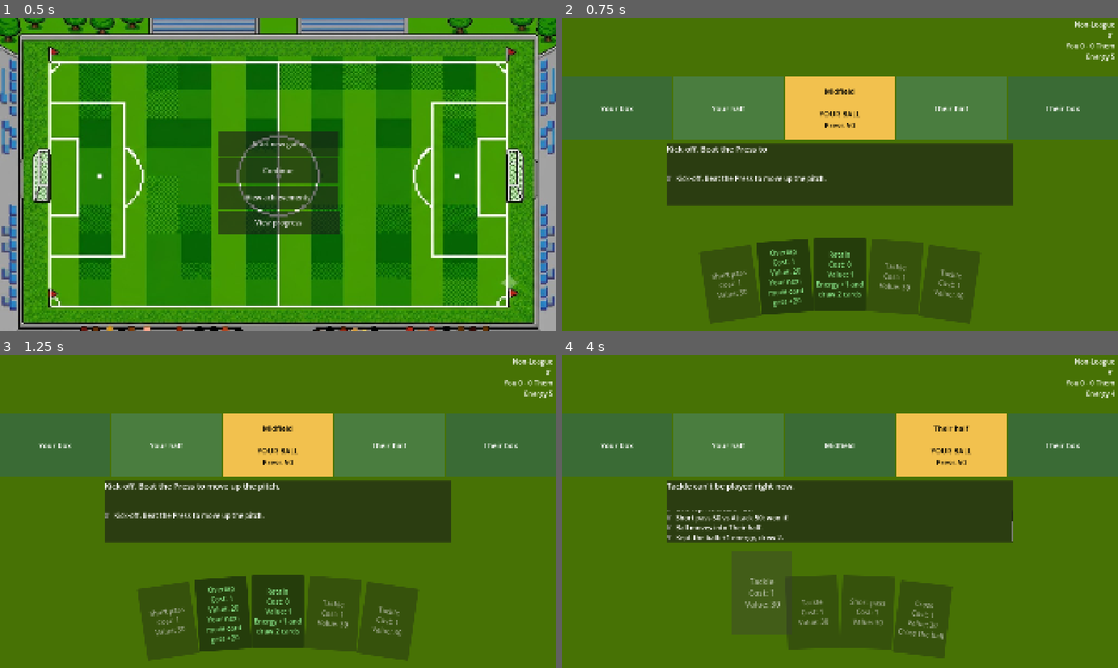
Above: before the commit, frames 1-4 (two rows, left to right).
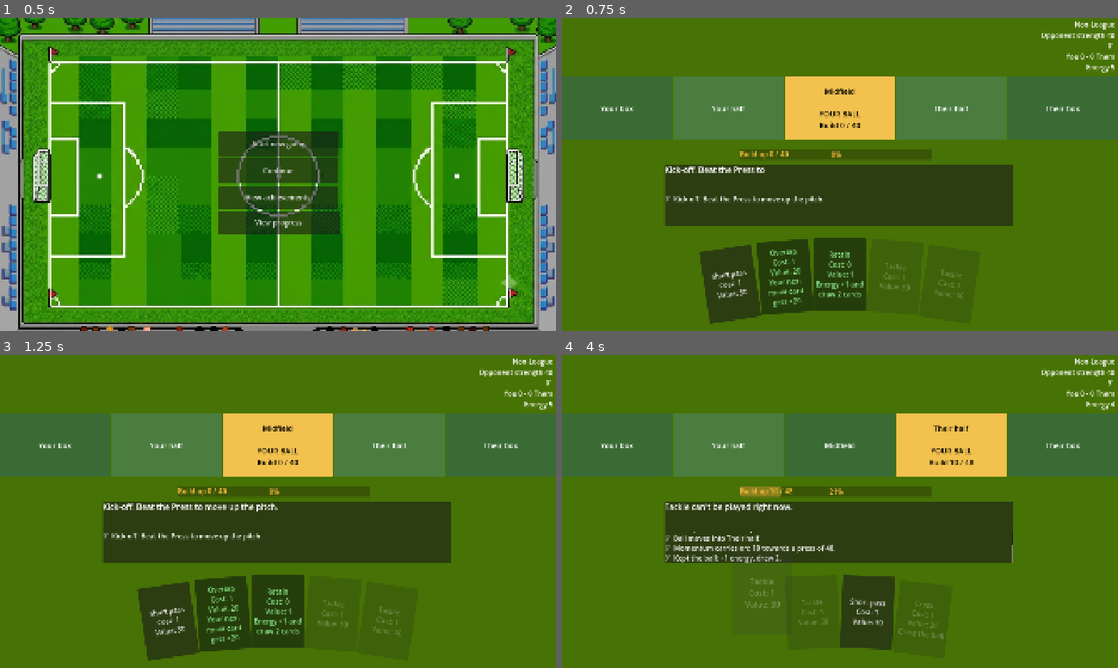
Above: after the commit, the same moments.

Repository: pauleverton/card-collection-test
Game: Godot game, scene res://Scenes/main_menu.tscn
The game is run twice, just before and just after one commit, with the same random seed, the same clock (stepped at 60 frames per second) and the same inputs.
Inputs:
- Up to frame 1 (0.5 s): no input
- Up to frame 2 (0.75 s): click "Start new game" at 0.5 s
- Up to frame 3 (1.25 s): no input
- Up to frame 4 (4 s): click "Overlap Cost: 1 Value: 20 You…" at 1.25 s; click "Short pass Cost: 1 Value: 30" at 2 s; click "Retain Cost: 0 Value: 1 Energ…" at 2.75 s; click "Tackle Cost: 1 Value: 30" at 3.5 s

Frame 1 is identical in both runs. In frame 2, 9.3% of the frame differs, in the area x 18-100%, y 4-90%; in frame 3, 9.5%; in frame 4, 9.7%, in the area x 18-100%, y 4-91%.

Commit message:
Updated with long shot and chance card changes

Diff:
--- /dev/null
+++ b/Resources/cards/cards_to_buy/long_shot.tres
@@ -0,0 +1,16 @@
+[gd_resource type="Resource" script_class="ActionCard" format=3 uid="uid://cs0bk7dovjwap"]
+
+[ext_resource type="Script" uid="uid://c7aob23hi7te0" path="res://Scripts/action_card.gd" id="1_wo622"]
+
+[resource]
+script = ExtResource("1_wo622")
+display_name = "Long Shot"
+energy_cost = 2
+tag = "long_shot"
+card_rarity = "uncommon"
+base_value = 0
+usable_when = "attacking"
+play_zones = 8
+chance = 0.1
+description = "1 in 10 shots from distance go in"
+metadata/_custom_type_script = "uid://c7aob23hi7te0"
--- a/Resources/cards/starting_cards/long_shot.tres
+++ /dev/null
@@ -1,13 +0,0 @@
-[gd_resource type="Resource" script_class="ActionCard" format=3 uid="uid://bmg47n06ykt5b"]
-
-[ext_resource type="Script" uid="uid://c7aob23hi7te0" path="res://Scripts/action_card.gd" id="1_ln0s8"]
-
-[resource]
-script = ExtResource("1_ln0s8")
-display_name = "Long Shot"
-energy_cost = 2
-tag = "shot"
-card_rarity = "rare"
-base_value = 50
-description = "Shoot from range"
-metadata/_custom_type_script = "uid://c7aob23hi7te0"
--- a/Resources/coaches/assistant_manager.tres
+++ b/Resources/coaches/assistant_manager.tres
@@ -5,8 +5,8 @@
 [resource]
 script = ExtResource("1_jlv8k")
 retriggers = 2
-display_name = "Assistant Manager"
-description = "Retriggers all attacking cards"
+display_name = "Assistant Mgr"
+description = "Retriggers attacking cards x2"
 rarity = "rare"
 boosts_type = "attacking"
 metadata/_custom_type_script = "uid://sjnhfn1ce2g3"
--- a/Resources/coaches/attacking_coach.tres
+++ b/Resources/coaches/attacking_coach.tres
@@ -5,7 +5,7 @@
 [resource]
 script = ExtResource("1_yit2d")
 when = "on_goal"
-coins = 100
+coins = 30
 display_name = "Attacking coach"
-description = "+100 coins per goal"
+description = "+30 coins per goal"
 metadata/_custom_type_script = "uid://sjnhfn1ce2g3"
--- /dev/null
+++ b/Resources/players/Stopper.tres
@@ -0,0 +1,11 @@
+[gd_resource type="Resource" script_class="PlayerCard" format=3 uid="uid://lpxgbgko1m27"]
+
+[ext_resource type="Script" uid="uid://b8dxl7yvw3hj" path="res://Scripts/player_card.gd" id="1_3pujw"]
+
+[resource]
+script = ExtResource("1_3pujw")
+multiplier = 2.0
+display_name = "Stopper"
+description = "x2 to all defensive cards"
+boosts_type = "defending"
+metadata/_custom_type_script = "uid://b8dxl7yvw3hj"
--- a/Resources/players/test_mult.tres
+++ /dev/null
@@ -1,12 +0,0 @@
-[gd_resource type="Resource" script_class="PlayerCard" format=3 uid="uid://lpxgbgko1m27"]
-
-[ext_resource type="Script" uid="uid://b8dxl7yvw3hj" path="res://Scripts/player_card.gd" id="1_kgfb6"]
-
-[resource]
-script = ExtResource("1_kgfb6")
-display_name = "The Wall"
-description = "x2 to card"
-boosts_type = "defending"
-multiplier = 2.0
-multiplies = "card"
-metadata/_custom_type_script = "uid://b8dxl7yvw3hj"
--- a/Scenes/match_screen.tscn
+++ b/Scenes/match_screen.tscn
@@ -56,8 +56,8 @@
 anchor_top = 0.512
 anchor_right = 0.5
 anchor_bottom = 0.512
-offset_left = -599.0
-offset_top = -119.96002
+offset_left = -606.0
+offset_top = -49.0
 offset_right = 599.0
 offset_bottom = 94.03998
 
@@ -138,6 +138,18 @@
 [node name="SquadBar" type="HBoxContainer" parent="." unique_id=1721132799]
 layout_mode = 0
 offset_left = 474.0
-offset_top = 48.0
+offset_top = 35.0
 offset_right = 1443.0
-offset_bottom = 152.0
+offset_bottom = 139.0
+
+[node name="BuildBar" type="ProgressBar" parent="." unique_id=493980779]
+layout_mode = 0
+offset_left = 615.0
+offset_top = 453.0
+offset_right = 1278.0
+offset_bottom = 491.0
+
+[node name="BuildLabel" type="Label" parent="BuildBar" unique_id=1282036415]
+layout_mode = 0
+offset_right = 40.0
+offset_bottom = 34.0
--- a/Scripts/action_card.gd
+++ b/Scripts/action_card.gd
@@ -14,8 +14,13 @@
 @export var energy_boost: int = 0
 ## When this card can be played at all.
 @export_enum("any", "attacking", "defending") var usable_when: String = "any"
+## Zones this card can be played in. None ticked = the usual zones for its tag.
+@export_flags("Your box", "Your half", "Midfield", "Their half", "Their box") var play_zones: int = 0
+## Chance (0–1) that this card scores outright, for long-range shots.
+@export_range(0.0, 1.0, 0.01) var chance: float = 0.0
 @export_multiline var description: String
 @export var upgrades_to: ActionCard
+
 
 ## Turns tag and card_type into dropdowns built from CardTags, so there's only one list.
 func _validate_property(property: Dictionary) -> void:
--- a/Scripts/card_tags.gd
+++ b/Scripts/card_tags.gd
@@ -5,5 +5,5 @@
 ## every dropdown (cards and players) reads from these.
 
 const TAGS := ["pass", "dribble", "long_ball", "cross", "shot", "tackle",
-		"track_back", "block", "overlap", "retain", "lump_clear"]
+		"track_back", "block", "overlap", "retain", "lump_clear","long_shot"]
 const TYPES := ["attacking", "defending", "move", "utility"]
--- a/Scripts/league_state.gd
+++ b/Scripts/league_state.gd
@@ -24,6 +24,8 @@
 ## promotion_target().
 const BASE_PROMOTION_POINTS := 6
 
+
+
 ## Placeholder names — adjust freely. boss_rarity is reserved for a future
 ## "toughest opponent of the season" feature; not used by any promotion
 ## logic here, promotion is purely points-based now.
@@ -31,18 +33,38 @@
 	{"name": "Non-League",       "type": "league", "boss_rarity": "bronze"},
 	{"name": "League Two",       "type": "league", "boss_rarity": "bronze"},
 	{"name": "League One",       "type": "league", "boss_rarity": "silver"},
-	{"name": "Championship",     "type": "league", "boss_rarity": "silver"},
-	{"name": "Premier League",   "type": "league", "boss_rarity": "gold"},
-	{"name": "Europa League",    "type": "cup",    "boss_rarity": "gold"},
-	{"name": "Champions League", "type": "cup",    "boss_rarity": "gold"},
-	{"name": "World Cup",        "type": "cup",    "boss_rarity": "gold","matches":6},
+	{"name": "Championship",     "type": "league", "boss_rarity": "silver", "strength": 1.5},
+	{"name": "Premier League",   "type": "league", "boss_rarity": "gold",   "strength": 1.5},
+	{"name": "Europa League",    "type": "cup",    "boss_rarity": "gold",   "strength": 1.75},
+	{"name": "Champions League", "type": "cup",    "boss_rarity": "gold",   "strength": 2.0},
+	{"name": "World Cup",        "type": "cup",    "boss_rarity": "gold",   "strength": 2.0, "matches": 6},
 ]
 
 var current_tournament_index: int = 0   # run-scoped, NOT reset by reset_for_new_tournament()
 var season_points: int = 0              # resets each new tournament
 var matches_played: int = 0             # resets each new tournament
 
+## Opponent strength: the first match of a run, and how fast it grows per match at each stake.
+const BASE_STRENGTH := 40
+const GROWTH_PER_STAKE := [0.06, 0.08, 0.10, 0.12, 0.15]
+## The last match of every season is tougher.
+const BOSS_MULTIPLIER := 1.25
 
+## Which match of the whole run this is (0 = the first).
+func run_match_number() -> int:
+	var n := matches_played
+	for i in current_tournament_index:
+		n += TOURNAMENTS[i].get("matches", DEFAULT_MATCHES_PER_SEASON)
+	return n
+
+## How strong the current opponent is. Every zone's target is built from this.
+func opponent_strength() -> int:
+	var growth: float = GROWTH_PER_STAKE[CareerState.current_stake_index]
+	var s := BASE_STRENGTH * pow(1.0 + growth, run_match_number())
+	s *= current_tournament().get("strength", 1.0)
+	if matches_remaining() == 1:
+		s *= BOSS_MULTIPLIER
+	return roundi(s)
 
 func current_tournament() -> Dictionary:
 	return TOURNAMENTS[current_tournament_index]
--- a/Scripts/match_rules.gd
+++ b/Scripts/match_rules.gd
@@ -5,13 +5,12 @@
 const ZONE_NAMES := ["Your box", "Your half", "Midfield", "Their half", "Their box"]
 const START_ENERGY := 5
 const POSSESSION_DRAW := 2   ## cards drawn every time the ball changes hands
-
-## --- You attacking: their Press ---
-const PRESS_MODIFIER := [0, 0, 10, 20, 0]
-const PRESS_DECK := [20, 20, 30, 30, 30, 40, 40, 40, 50]
-const LONG_BALL_MARGIN := 30
-## A failed Dribble or Track Back lowers the target by this instead of losing the ball.
-const NEAR_MISS_DROP := 10
+## Each zone's target = opponent strength × this. Index = zone (0 your box … 4 their box).
+const PRESS_WEIGHT := [0.8, 0.9, 1.0, 1.2, 1.0]
+const ATTACK_WEIGHT := [1.0, 1.2, 1.0, 0.9, 0.8]
+
+var strength := 40
+
 
 ## --- You attacking: their box ---
 const BOX_DEFENCE_DECK := ["block", "block", "block", "tackle", "tackle",
@@ -38,8 +37,6 @@
 const BASIC_SHOT_ROLL_STEP := 10  ## ...in steps of this (0, 10, 20, 30, 40)
 
 ## --- Them attacking ---
-const ATTACK_MODIFIER := [0, 20, 10, 0, 0]   ## the mirror of PRESS_MODIFIER
-const ATTACK_DECK := [20, 20, 30, 30, 30, 40, 40, 40, 50]
 const THEIR_CHANCE_DECK := [30, 40, 40, 50, 50, 60, 60, 70]
 const OUR_KEEPER_DECK := [20, 30, 30, 40, 40, 50, 50, 60, 70]
 const MIN_THEIR_CHANCE := 30   ## you can never block a chance down to nothing
@@ -62,11 +59,10 @@
 var next_bonus := 0
 ## The chance in whichever box the ball is in: yours to raise, or theirs to lower.
 var quality := 0
+var build := 0
 var goals := 0
 var conceded := 0
 var bonus_coins:=0
-var _press_pile: Array = []
-var _attack_pile: Array = []
 var _their_chance_pile: Array = []
 var _box_hand: Array = []
 var _box_defence_pile: Array = []
@@ -84,9 +80,11 @@
 	next_bonus = 0
 	quality = 0
 	bonus_coins=0
+	strength = LeagueState.opponent_strength()
 	_flip_press()
 	minute = 0
 	match_over = false
+
 
 # ---------- Questions the screen can ask ----------
 
@@ -120,7 +118,7 @@
 
 func power_of(card: ActionCard) -> int:
 	var triggers := 1 + RunState.retriggers_for_card(card)
-	var flat := card.base_value + next_bonus + RunState.squad_bonus(card) * triggers
+	var flat := (card.base_value + RunState.squad_bonus(card)) * triggers + next_bonus
 	return roundi(flat * pow(RunState.squad_multiplier(card), triggers))
 
 ## Can this card be played in the current possession?
@@ -132,27 +130,37 @@
 			return not has_ball
 	return true
 
-## True if the card is worth playing right now (used for the green tint).
-func would_succeed(card: ActionCard) -> bool:
+## Can this card do anything where the ball is right now?
+func can_play_here(card: ActionCard) -> bool:
 	if match_over or not is_right_phase(card):
 		return false
+	if card.play_zones != 0:
+		return card.play_zones & (1 << zone) != 0
 	if card.tag in ["retain", "overlap"]:
 		return true
 	if card.tag == "lump_clear":
-		return zone <= 1 and not match_over
+		return zone <= 1
 	if has_ball:
 		if zone == 4:
-			if card.tag == "shot":
-				return true
-			if not card.tag in ["pass", "dribble", "cross"]:
-				return false
-			return box_gain(card) - next_defender_effect(card) > 0
-	else:
-		if zone == 0:
-			return card.tag in ["block", "tackle"] and quality > MIN_THEIR_CHANCE
-		if not card.tag in ["tackle", "track_back"]:
-			return false
-	return power_of(card) >= target
+			return card.tag in ["pass", "dribble", "cross", "shot"]
+		return card.tag in ["pass", "dribble", "long_ball"]
+	if zone == 0:
+		return card.tag in ["block", "tackle"]
+	return card.tag in ["tackle", "track_back"]
+
+## True if the card would get you through (used for the green tint).
+func would_succeed(card: ActionCard) -> bool:
+	if not can_play_here(card):
+		return false
+	if card.tag in ["retain", "overlap", "lump_clear"]:
+		return true
+	if has_ball and zone == 4:
+		if card.tag == "shot":
+			return true
+		return box_gain(card) - next_defender_effect(card) > 0
+	if not has_ball and zone == 0:
+		return quality > MIN_THEIR_CHANCE
+	return build + power_of(card) >= target
 
 ## How much the NEXT defender would take off if you played this card (CLEARED = they win it).
 func next_defender_effect(card: ActionCard) -> int:
@@ -181,6 +189,9 @@
 		return events
 	if not is_right_phase(card):
 		events.append({"type": "wrong_side", "card": card.display_name})
+		return events
+	if not can_play_here(card):
+		events.append({"type": "not_here", "card": card.display_name})
 		return events
 	energy -= card.energy_cost
 	DeckState.play(card)   ## the card leaves your hand as soon as it's played
@@ -251,37 +262,42 @@
 			if card.tag == "dribble":
 				DeckState.draw(1)
 				events.append({"type": "drew"})
+		"long_shot":
+			_long_shot(card, events)
 		_:
 			events.append({"type": "wrong_phase", "card": card.display_name})
 
 func _attempt_move(card: ActionCard, events: Array) -> void:
 	var power := power_of(card)
 	next_bonus = 0
-	var success := power >= target
-	events.append({"type": "challenge", "card": card.display_name,
-			"power": power, "target": target, "success": success,
-			"helpers": RunState.squad_helpers(card)})
-	if success:
-		var steps := 1
-		if card.tag == "long_ball" and power >= target + LONG_BALL_MARGIN:
-			steps = 2
-		_advance(steps, power - target, events)
-	elif card.tag == "dribble":
-		target -= NEAR_MISS_DROP
-		events.append({"type": "kept_ball", "target": target})
-	else:
-		_turnover(events)
-
-func _advance(steps: int, excess: int, events: Array) -> void:
-	zone = min(zone + steps, 4)
-	events.append({"type": "advance", "zone": ZONE_NAMES[zone]})
-	if zone == 4:
-		_enter_box(excess, events)
-	else:
-		_flip_press()
+	build += power
+	events.append({"type": "build", "card": card.display_name, "power": power,
+			"build": build, "target": target, "helpers": RunState.squad_helpers(card)})
+	## Break through as many zones as the build-up allows; any overflow carries on.
+	while build >= target and zone < 4:
+		var overflow := build - target
+		zone += 1
+		events.append({"type": "advance", "zone": ZONE_NAMES[zone]})
+		if zone == 4:
+			_enter_box(overflow, events)
+			return
+		_flip_press()             ## empties the bar and reveals the new press...
+		build = overflow          ## ...then the overflow goes in
+		if build > 0:
+			events.append({"type": "carry", "build": build, "target": target})
+
+func _long_shot(card: ActionCard, events: Array) -> void:
+	events.append({"type": "long_shot", "card": card.display_name, "chance": roundi(card.chance * 100)})
+	if _roll(card):
+		_score_goal(events)
+	else:
+		events.append({"type": "long_shot_miss"})
+		zone = 4
+		_start_their_possession()
 
 func _flip_press() -> void:
-	target = _draw_from(_press_pile, PRESS_DECK) + PRESS_MODIFIER[zone]
+	build = 0
+	target = roundi(strength * PRESS_WEIGHT[zone])
 
 # ---------- You attacking: their box ----------
 
@@ -324,11 +340,7 @@
 	var save: int = _draw_from(_keeper_pile, KEEPER_DECK)
 	events.append({"type": "shot", "quality": quality, "save": save})
 	if quality > save:
-		goals += 1
-		events.append({"type": "goal", "goals": goals})
-		fire_coaches("on_goal",events)
-		zone = 2
-		_start_their_possession()
+		_score_goal(events)
 	elif quality == save:
 		quality = 20
 		energy += 1
@@ -336,6 +348,14 @@
 	else:
 		events.append({"type": "saved"})
 		_turnover(events)
+
+## Everything that happens when you score, in one place.
+func _score_goal(events: Array) -> void:
+	goals += 1
+	events.append({"type": "goal", "goals": goals})
+	fire_coaches("on_goal", events)
+	zone = 2
+	_start_their_possession()
 
 # ---------- Them attacking ----------
 
@@ -357,17 +377,11 @@
 		"tackle", "track_back":
 			var power := power_of(card)
 			next_bonus = 0
-			var success := power >= target
-			events.append({"type": "challenge", "card": card.display_name,
-					"power": power, "target": target, "success": success,
-					"helpers": RunState.squad_helpers(card)})
-			if success:
+			build += power
+			events.append({"type": "hold", "card": card.display_name, "power": power,
+					"build": build, "target": target, "helpers": RunState.squad_helpers(card)})
+			if build >= target:
 				_win_ball(events)
-			elif card.tag == "track_back":
-				target -= NEAR_MISS_DROP
-				events.append({"type": "delayed", "target": target})
-			else:
-				_they_advance(events)
 		_:
 			events.append({"type": "wrong_phase", "card": card.display_name})
 
@@ -381,7 +395,8 @@
 		_flip_attack()
 
 func _flip_attack() -> void:
-	target = _draw_from(_attack_pile, ATTACK_DECK) + ATTACK_MODIFIER[zone]
+	build = 0
+	target = roundi(strength * ATTACK_WEIGHT[zone])
 
 func _set_their_chance() -> void:
 	quality = _draw_from(_their_chance_pile, THEIR_CHANCE_DECK)
@@ -424,7 +439,7 @@
 ## Is there at least one card in your hand you could actually play right now?
 func _has_playable_card() -> bool:
 	for card in DeckState.hand:
-		if card.energy_cost <= energy and is_right_phase(card):
+		if card.energy_cost <= energy and can_play_here(card):
 			return true
 	return false
 
@@ -460,6 +475,14 @@
 		_flip_attack()
 
 # ---------- Helpers ----------
+
+## Roll a card's chance, with one extra attempt per retrigger. True if any attempt succeeds.
+func _roll(card: ActionCard) -> bool:
+	var attempts := 1 + RunState.retriggers_for_card(card)
+	for i in attempts:
+		if randf() < card.chance:
+			return true
+	return false
 
 ## Percentage of the cards in a pile that a value beats (uses the full deck if the pile is empty).
 func _odds_to_beat(value: int, pile: Array, source: Array) -> int:
--- a/Scripts/match_screen.gd
+++ b/Scripts/match_screen.gd
@@ -13,6 +13,8 @@
 @onready var commentary_log = $CommentaryBox/VBox/Log
 const PLAYER_UI = preload("res://Scenes/player_card_view.tscn")
 @onready var squad_bar = $SquadBar
+@onready var build_bar = $BuildBar
+@onready var build_label = $BuildBar/BuildLabel
 
 var pitch := MatchRules.new()
 
@@ -43,7 +45,7 @@
 func play_card(card: ActionCard) -> void:
 	var events := pitch.play(card)
 	## If the card couldn't be played at all, leave it in the hand.
-	if events[0]["type"] in ["not_now", "no_energy", "wrong_side"]:
+	if events[0]["type"] in ["not_now", "no_energy","not_here", "wrong_side"]:
 		_say(describe(events), false)
 		return
 	var delay := 0.0
@@ -142,32 +144,43 @@
 func refresh_all() -> void:
 	hand.refresh()
 	pitch_strip.show_state(pitch)
-	info_label.text = "%s\n%d' \nYou %d - %d Them\nEnergy %d" % [
-			LeagueState.current_tournament_name(),
+	info_label.text = "%s\nOpponent strength %d\n%d' \nYou %d - %d Them\nEnergy %d" % [
+			LeagueState.current_tournament_name(), pitch.strength,
 			pitch.minute, pitch.goals, pitch.conceded, pitch.energy]
 	shoot_button.visible = pitch.in_their_box() and not pitch.match_over
 	let_through_button.visible = not pitch.has_ball and not pitch.match_over
 	let_through_button.text = "Let them shoot" if pitch.in_our_box() else "Let them through"
 	for card_ui in hand.get_children():
-		if pitch.would_succeed(card_ui.card):
-			card_ui.modulate = Color(0.6, 1.0, 0.6)
+		if not pitch.can_play_here(card_ui.card):
+			card_ui.modulate = Color(1, 1, 1, 0.3)      ## can't be played here
+		elif pitch.would_succeed(card_ui.card):
+			card_ui.modulate = Color(0.6, 1.0, 0.6)     ## gets you through
 		else:
-			card_ui.modulate = Color(1, 1, 1, 0.6)
+			card_ui.modulate = Color(1, 1, 1, 1)        ## playable, adds to the bar
+		## The build-up / hold bar: hidden inside either box, where the chance works differently.
+	build_bar.visible = not pitch.match_over and not pitch.in_their_box() and not pitch.in_our_box()
+	build_bar.max_value = pitch.target
+	create_tween().tween_property(build_bar, "value", pitch.build, 0.3)
+	if pitch.has_ball:
+		build_bar.modulate = Color(1.0, 0.75, 0.25)     ## amber: your build-up
+		build_label.text = "Build-up %d / %d" % [pitch.build, pitch.target]
+	else:
+		build_bar.modulate = Color(0.5, 0.7, 1.0)       ## blue: your hold
+		build_label.text = "Holding %d / %d" % [pitch.build, pitch.target]
 
 func describe(events: Array) -> String:
 	var lines: PackedStringArray = []
 	for e in events:
 		match e["type"]:
 			# --- You attacking ---
-			"attempt":
-				var outcome: String = "made it!" if e["success"] else "stopped."
+			"build":
 				if not e["helpers"].is_empty():
 					lines.append("   (boosted by %s)" % ", ".join(e["helpers"]))
-				lines.append("%s %d vs Press %d: %s" % [e["card"], e["power"], e["target"], outcome])
+				lines.append("%s +%d: build-up %d / %d." % [e["card"], e["power"], e["build"], e["target"]])
+			"carry":
+				lines.append("Momentum carries on: %d towards a press of %d." % [e["build"], e["target"]])
 			"advance":
 				lines.append("Ball moves into %s." % e["zone"])
-			"kept_ball":
-				lines.append("Couldn't get past, but dragged a defender out. Press now %d." % e["target"])
 			"in_the_box":
 				lines.append("Into the box with a chance of %d." % e["quality"])
 			"quality":
@@ -194,13 +207,10 @@
 			"turnover":
 				lines.append("Lost the ball in %s. They're attacking." % e["zone"])
 			# --- Them attacking ---
-			"challenge":
-				var result: String = "won it!" if e["success"] else "beaten."
+			"hold":
 				if not e["helpers"].is_empty():
 					lines.append("   (boosted by %s)" % ", ".join(e["helpers"]))
-				lines.append("%s %d vs Attack %d: %s" % [e["card"], e["power"], e["target"], result])
-			"delayed":
-				lines.append("Couldn't win it, but slowed them down. Attack now %d." % e["target"])
+				lines.append("%s +%d: holding %d / %d." % [e["card"], e["power"], e["build"], e["target"]])
 			"they_advance":
 				lines.append("They move into %s." % e["zone"])
 			"they_in_box":
@@ -232,6 +242,8 @@
 				lines.append("You can't do that right now.")
 			"full_time":
 				lines.append("[b]FULL TIME![/b]")
+			"not_here":
+				lines.append("%s can't be played here." % e["card"])
 			"no_options":
 				lines.append("No way forward. You're closed down and lose the ball.")
 			"wrong_side":
--- a/Scripts/pitch_view.gd
+++ b/Scripts/pitch_view.gd
@@ -47,7 +47,7 @@
 					m.basic_shot_odds(),
 					m.goal_odds(m.quality + 30 + m.next_bonus)]
 		else:
-			_labels[z].text += "\n\nYOUR BALL\nPress %d" % m.target
+			_labels[z].text += "\n\nYOUR BALL\nBuild %d / %d" % [m.build, m.target]
 	else:
 		_zones[z].color = LOST_COLOUR
 		if z == 0:
@@ -55,4 +55,4 @@
 			_labels[z].text += "\nTHEIR CHANCE %d\nThey score: %d%%\nBlock or Tackle to lower it" % [
 					m.quality, m.their_goal_odds()]
 		else:
-			_labels[z].text += "\n\nTHEIR BALL\nAttack %d" % m.target
+			_labels[z].text += "\n\nTHEIR BALL\nHeld %d / %d" % [m.build, m.target]
--- a/Scripts/run_state.gd
+++ b/Scripts/run_state.gd
@@ -28,7 +28,7 @@
 	"res://Resources/cards/starting_cards/overlap.tres",
 	"res://Resources/cards/starting_cards/cross.tres",
 	"res://Resources/cards/starting_cards/shoot.tres",
-	"res://Resources/cards/starting_cards/long_shot.tres",
+	"res://Resources/cards/cards_to_buy/long_shot.tres",
 	"res://Resources/cards/starting_cards/track_back.tres",
 	"res://Resources/cards/starting_cards/block.tres",
 	"res://Resources/cards/starting_cards/lump_clear.tres"]
@@ -37,7 +37,7 @@
 const PLAYER_POOL:= [
 	"res://Resources/players/the_wall.tres",
 	"res://Resources/players/twinkle_toes.tres",
-	"res://Resources/players/test_mult.tres"]
+	"res://Resources/players/stopper.tres"]
 
 const COACH_POOL:= [
 	"res://Resources/coaches/attacking_coach.tres",
